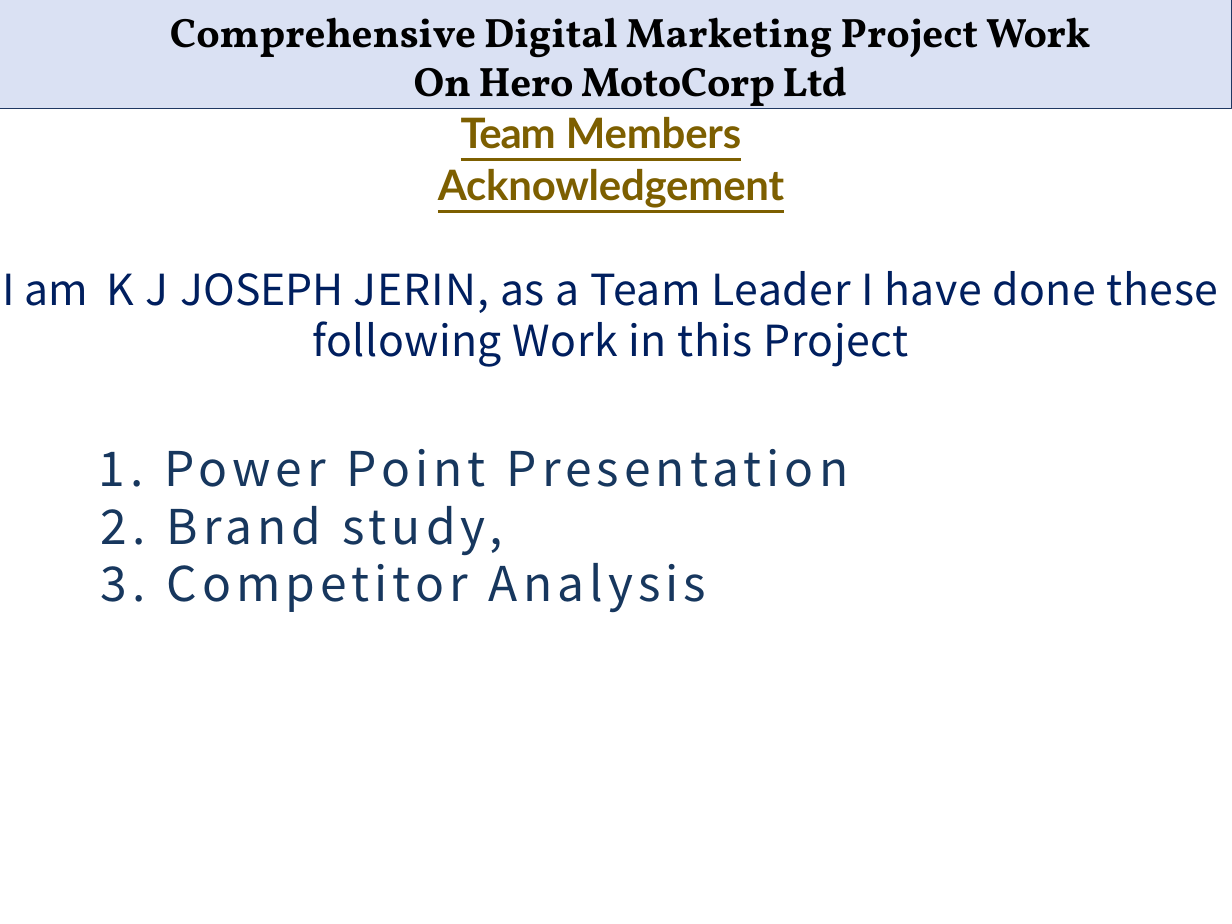
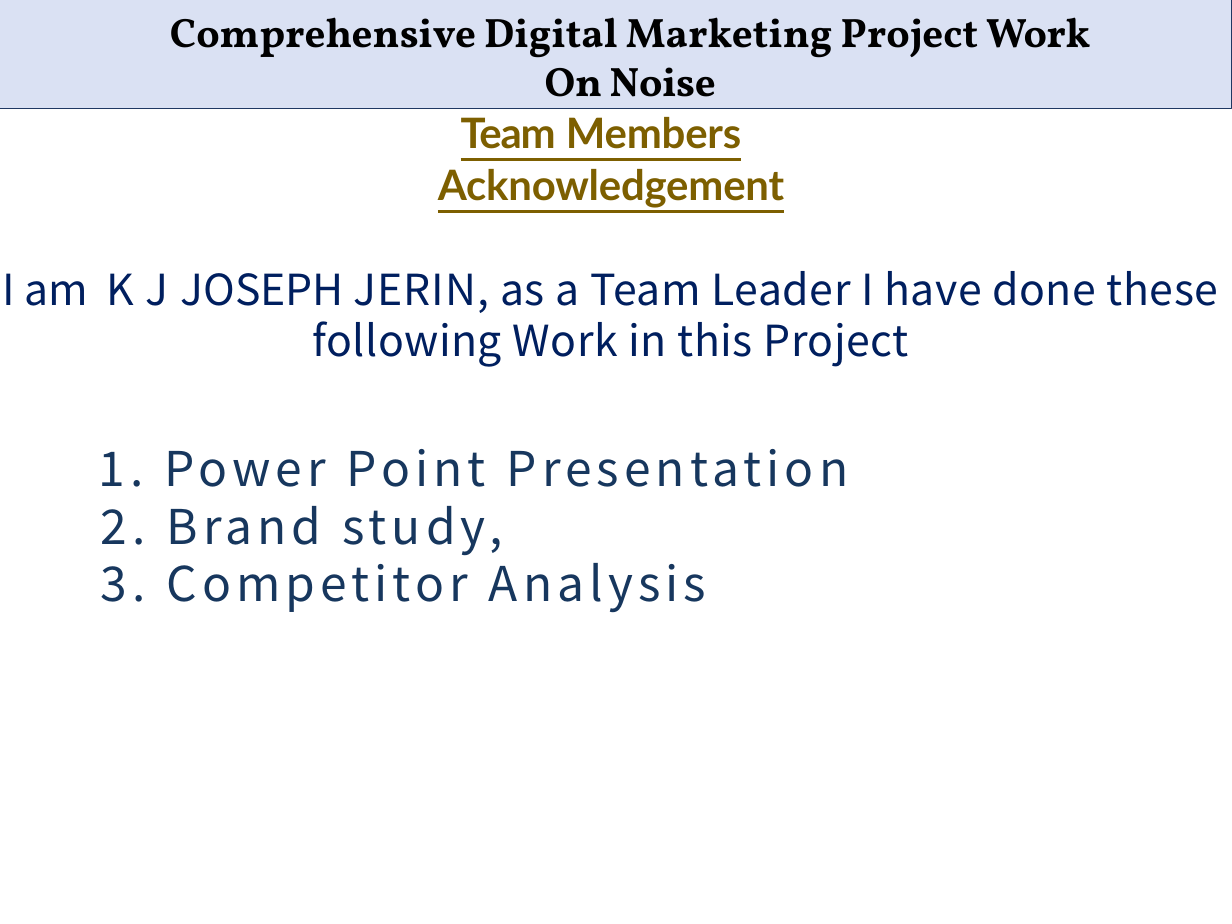
Before and after one commit to jerin14063/Comprehensive-Digital-Marketing-on-NOISE, a slide deck: slide 2 of K J JOSEPH JERIN/K J JOSEPH JERIN.pptx. Drawn at 1232x924 pixels with LibreOffice and Linux fonts; fonts in the diff are those of the drawing. Boxes give left, top, right and bottom in pixels: in the first picture for what was removed or moved away, otherwise in the second. Text is boxed around its words. In the diff, an @@ line names an element or a change of style, - is before the commit and + after.

```diff
--- a/K J JOSEPH JERIN/K J JOSEPH JERIN.pptx
+++ b/K J JOSEPH JERIN/K J JOSEPH JERIN.pptx
@@ title at [170, 17, 1090, 109]: text changed @@
-Comprehensive Digital Marketing Project Work
-On Hero MotoCorp Ltd
+Comprehensive Digital Marketing Project Work
+On Noise
```
